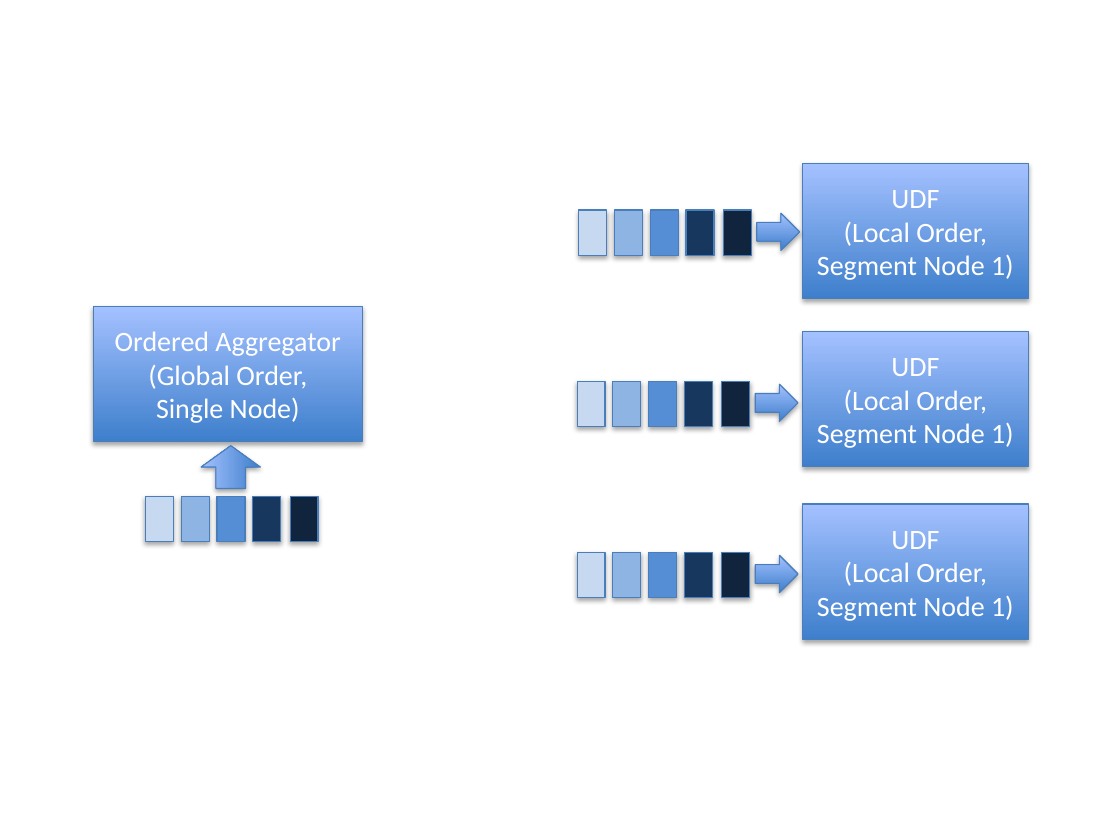
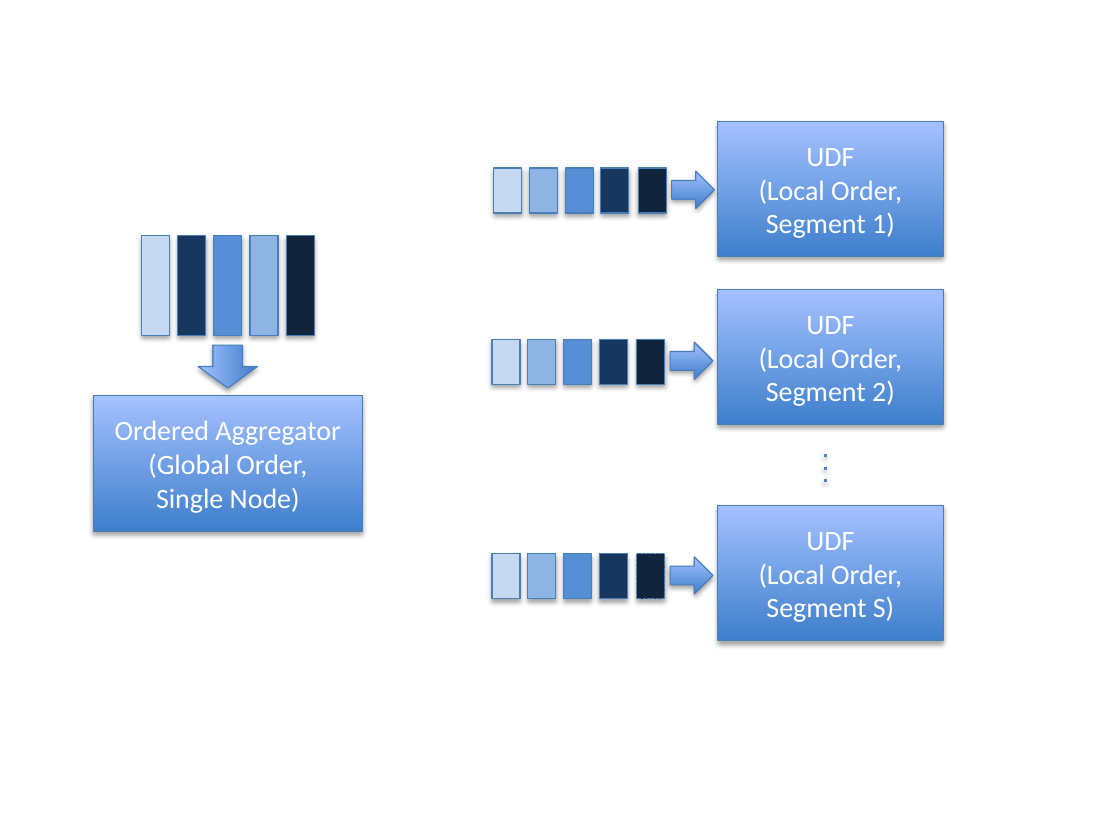
Before and after one commit to walkingsparrow/paper.arima, a slide deck: slide 1 of sequential_vs_distributed.pptx. Drawn at 1120x840 pixels with LibreOffice and Linux fonts; fonts in the diff are those of the drawing. Boxes give left, top, right and bottom in pixels: in the first picture for what was removed or moved away, otherwise in the second. Text is boxed around its words. In the diff, an @@ line names an element or a change of style, - is before the commit and + after.

```diff
--- a/sequential_vs_distributed.pptx
+++ b/sequential_vs_distributed.pptx
@@ 7 rectangles: place and size @@
-7 rectangles at <box>579,164,1028,467</box>
+7 rectangles at <box>494,121,943,424</box>
@@ text in rectangle at <box>759,180,902,238</box>: text changed @@
-(Local Order, Segment Node 1)
+(Local Order, Segment 1)
@@ rectangle: place and size @@
-rectangle at <box>146,496,174,541</box>
+rectangle at <box>141,236,169,336</box>
@@ rectangle: place and size @@
-rectangle at <box>253,496,281,541</box>
+rectangle at <box>178,236,206,336</box>
@@ rectangle: place and size @@
-rectangle at <box>217,496,245,541</box>
+rectangle at <box>214,236,242,336</box>
@@ rectangle: place and size @@
-rectangle at <box>181,496,209,541</box>
+rectangle at <box>250,236,278,336</box>
@@ rectangle: place and size @@
-rectangle at <box>290,496,318,541</box>
+rectangle at <box>287,236,315,336</box>
@@ right arrow at <box>198,346,257,388</box>: mirrored; rotation 270 to 90 degrees @@
@@ 5 rectangles, 2 right arrows: place and size @@
-5 rectangles, 2 right arrows at <box>577,213,800,426</box>
+5 rectangles, 2 right arrows at <box>492,171,715,384</box>
@@ text in rectangle at <box>759,348,902,406</box>: text changed @@
-(Local Order, Segment Node 1)
+(Local Order, Segment 2)
@@ rectangle "Ordered Aggregator": place and size @@
-rectangle "Ordered Aggregator" at <box>93,307,362,442</box>
+rectangle "Ordered Aggregator" at <box>93,395,362,531</box>
@@ line added from (825, 455) to (825, 484), #4F81BD 2 pt dashed @@
@@ 6 rectangles, 1 right arrow: place and size @@
-6 rectangles, 1 right arrow at <box>577,504,1028,640</box>
+6 rectangles, 1 right arrow at <box>492,505,943,641</box>
@@ rectangle at <box>636,553,664,598</box>: outline #4B7EBC 0.75 pt to #4B7EBC 0.75 pt dashed @@
@@ text in rectangle at <box>759,564,902,622</box>: text changed @@
-(Local Order, Segment Node 1)
+(Local Order, Segment S)
```
Also in this commit, not shown: 3 other files.
